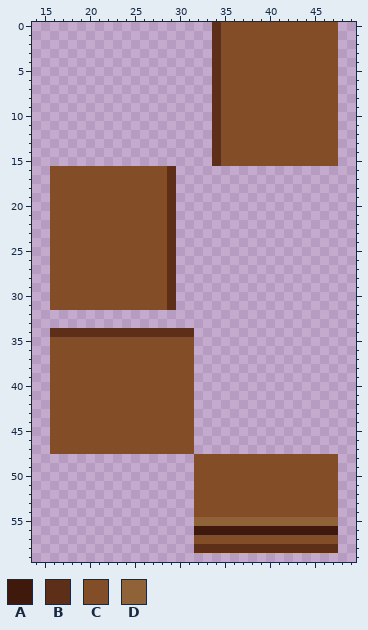
Edited in one commit: pixel-art sprite (Resources/Textures/Structures/Furniture/Tables/wood.rsi/state_4.png). The picture above was drawn from the file before the commit.
The file is 64x64 pixels. Shown: x 14..49, y 0..59.
Palette (. is transparent): A #40190d  B #5e2f18  C #824d27  D #8f6238
Pixels before, first column x 16:
 0 ..................BCCCCCCCCCCCCC
 1 ..................BCCCCCCCCCCCCC
 2 ..................BCCCCCCCCCCCCC
 3 ..................BCCCCCCCCCCCCC
 4 ..................BCCCCCCCCCCCCC
 5 ..................BCCCCCCCCCCCCC
 6 ..................BCCCCCCCCCCCCC
 7 ..................BCCCCCCCCCCCCC
 8 ..................BCCCCCCCCCCCCC
 9 ..................BCCCCCCCCCCCCC
10 ..................BCCCCCCCCCCCCC
11 ..................BCCCCCCCCCCCCC
12 ..................BCCCCCCCCCCCCC
13 ..................BCCCCCCCCCCCCC
14 ..................BCCCCCCCCCCCCC
15 ..................BCCCCCCCCCCCCC
16 CCCCCCCCCCCCCB..................
17 CCCCCCCCCCCCCB..................
18 CCCCCCCCCCCCCB..................
19 CCCCCCCCCCCCCB..................
20 CCCCCCCCCCCCCB..................
21 CCCCCCCCCCCCCB..................
22 CCCCCCCCCCCCCB..................
23 CCCCCCCCCCCCCB..................
24 CCCCCCCCCCCCCB..................
25 CCCCCCCCCCCCCB..................
26 CCCCCCCCCCCCCB..................
27 CCCCCCCCCCCCCB..................
28 CCCCCCCCCCCCCB..................
29 CCCCCCCCCCCCCB..................
30 CCCCCCCCCCCCCB..................
31 CCCCCCCCCCCCCB..................
32 ................................
33 ................................
34 BBBBBBBBBBBBBBBB................
35 CCCCCCCCCCCCCCCC................
36 CCCCCCCCCCCCCCCC................
37 CCCCCCCCCCCCCCCC................
38 CCCCCCCCCCCCCCCC................
39 CCCCCCCCCCCCCCCC................
40 CCCCCCCCCCCCCCCC................
41 CCCCCCCCCCCCCCCC................
42 CCCCCCCCCCCCCCCC................
43 CCCCCCCCCCCCCCCC................
44 CCCCCCCCCCCCCCCC................
45 CCCCCCCCCCCCCCCC................
46 CCCCCCCCCCCCCCCC................
47 CCCCCCCCCCCCCCCC................
48 ................CCCCCCCCCCCCCCCC
49 ................CCCCCCCCCCCCCCCC
50 ................CCCCCCCCCCCCCCCC
51 ................CCCCCCCCCCCCCCCC
52 ................CCCCCCCCCCCCCCCC
53 ................CCCCCCCCCCCCCCCC
54 ................CCCCCCCCCCCCCCCC
55 ................DDDDDDDDDDDDDDDD
56 ................AAAAAAAAAAAAAAAA
57 ................CCCCCCCCCCCCCCCC
58 ................BBBBBBBBBBBBBBBB
The result:
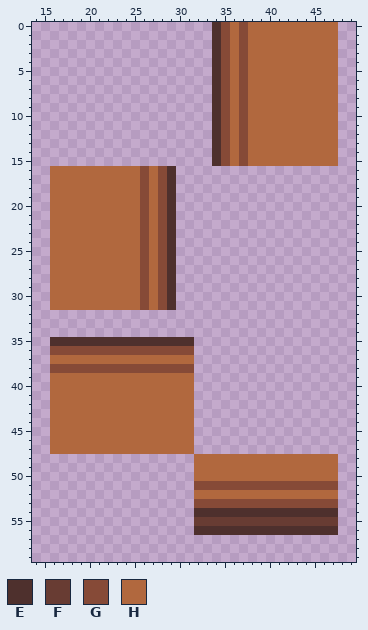
Colours new in this view: E #4e302d  F #683c33  G #864a37  H #b1683e
Difference:
Changed rows in their new state; - is an unchanged pixel.
first column x 16:
 0 ------------------EGHGHHHHHHHHHH
 1 ------------------EGHGHHHHHHHHHH
 2 ------------------EGHGHHHHHHHHHH
 3 ------------------EGHGHHHHHHHHHH
 4 ------------------EGHGHHHHHHHHHH
 5 ------------------EGHGHHHHHHHHHH
 6 ------------------EGHGHHHHHHHHHH
 7 ------------------EGHGHHHHHHHHHH
 8 ------------------EGHGHHHHHHHHHH
 9 ------------------EGHGHHHHHHHHHH
10 ------------------EGHGHHHHHHHHHH
11 ------------------EGHGHHHHHHHHHH
12 ------------------EGHGHHHHHHHHHH
13 ------------------EGHGHHHHHHHHHH
14 ------------------EGHGHHHHHHHHHH
15 ------------------EGHGHHHHHHHHHH
16 HHHHHHHHHHGHGE------------------
17 HHHHHHHHHHGHGE------------------
18 HHHHHHHHHHGHGE------------------
19 HHHHHHHHHHGHGE------------------
20 HHHHHHHHHHGHGE------------------
21 HHHHHHHHHHGHGE------------------
22 HHHHHHHHHHGHGE------------------
23 HHHHHHHHHHGHGE------------------
24 HHHHHHHHHHGHGE------------------
25 HHHHHHHHHHGHGE------------------
26 HHHHHHHHHHGHGE------------------
27 HHHHHHHHHHGHGE------------------
28 HHHHHHHHHHGHGE------------------
29 HHHHHHHHHHGHGE------------------
30 HHHHHHHHHHGHGE------------------
31 HHHHHHHHHHGHGE------------------
34 ................----------------
35 EEEEEEEEEEEEEEEE----------------
36 GGGGGGGGGGGGGGGG----------------
37 HHHHHHHHHHHHHHHH----------------
38 GGGGGGGGGGGGGGGG----------------
39 HHHHHHHHHHHHHHHH----------------
40 HHHHHHHHHHHHHHHH----------------
41 HHHHHHHHHHHHHHHH----------------
42 HHHHHHHHHHHHHHHH----------------
43 HHHHHHHHHHHHHHHH----------------
44 HHHHHHHHHHHHHHHH----------------
45 HHHHHHHHHHHHHHHH----------------
46 HHHHHHHHHHHHHHHH----------------
47 HHHHHHHHHHHHHHHH----------------
48 ----------------HHHHHHHHHHHHHHHH
49 ----------------HHHHHHHHHHHHHHHH
50 ----------------HHHHHHHHHHHHHHHH
51 ----------------GGGGGGGGGGGGGGGG
52 ----------------HHHHHHHHHHHHHHHH
53 ----------------GGGGGGGGGGGGGGGG
54 ----------------EEEEEEEEEEEEEEEE
55 ----------------FFFFFFFFFFFFFFFF
56 ----------------EEEEEEEEEEEEEEEE
57 ----------------................
58 ----------------................
Where, in picture pixels (left, top, right, bottom), the same in both pictures:
changed: (50, 22, 338, 553)
